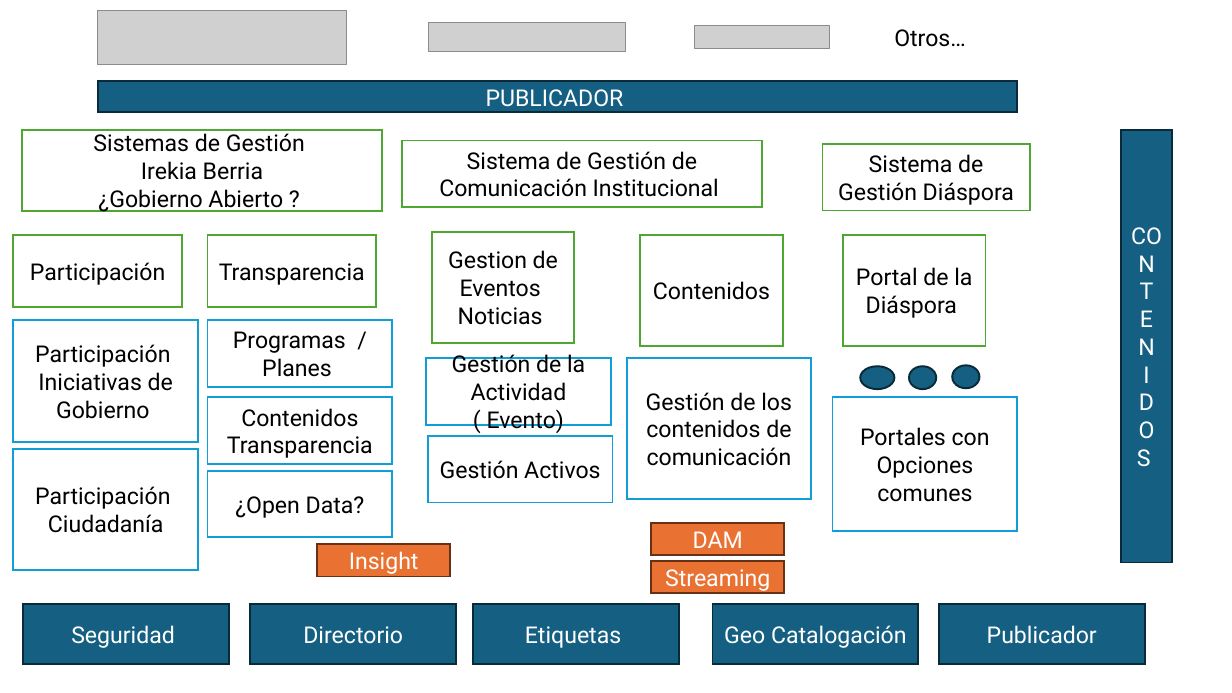
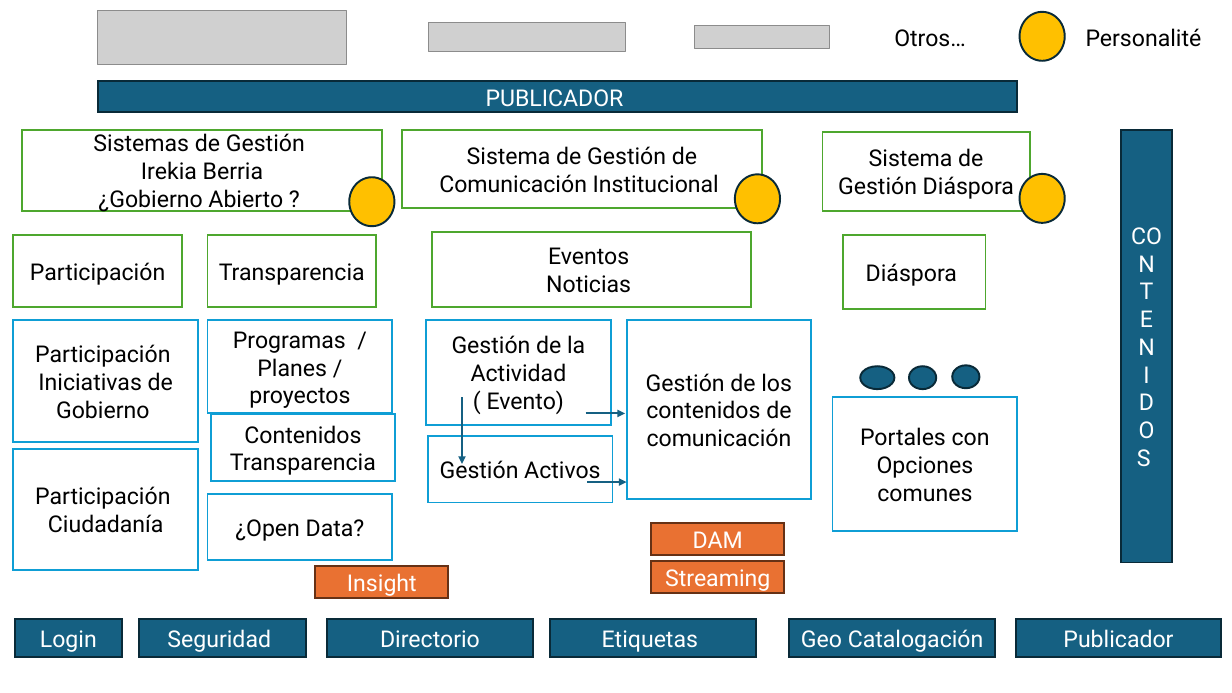
Before and after one commit to calvarez-hiberuscom/IREKIA, a slide deck: slide 1 of Context/Notas reuniones/Esquema.pptx. Drawn at 1232x693 pixels with LibreOffice and Linux fonts; fonts in the diff are those of the drawing; grey boxes stand for pictures; background and template pictures are left out. Boxes give left, top, right and bottom in pixels: in the first picture for what was removed or moved away, otherwise in the second. Text is boxed around its words. In the diff, an @@ line names an element or a change of style, - is before the commit and + after.

```diff
--- a/Context/Notas reuniones/Esquema.pptx
+++ b/Context/Notas reuniones/Esquema.pptx
@@ ellipse added at bbox=[1019, 12, 1065, 61], fill #FFC000, outline #092A39 1.5 pt @@
@@ text added at bbox=[1086, 28, 1202, 47], 18 pt, text #000000 @@
+Personalité
@@ rectangle "Sistema de Gestión de Comunicación ...": place and size @@
-rectangle "Sistema de Gestión de Comunicación ..." at bbox=[402, 140, 762, 207]
+rectangle "Sistema de Gestión de Comunicación ..." at bbox=[402, 129, 762, 208]
@@ rectangle "Sistema de Gestión Diáspora": place and size @@
-rectangle "Sistema de Gestión Diáspora" at bbox=[823, 144, 1030, 211]
+rectangle "Sistema de Gestión Diáspora" at bbox=[823, 132, 1030, 211]
@@ ellipse added at bbox=[349, 177, 395, 226], fill #FFC000, outline #092A39 1.5 pt @@
@@ ellipse added at bbox=[735, 175, 780, 224], fill #FFC000, outline #092A39 1.5 pt @@
@@ ellipse added at bbox=[1019, 174, 1065, 223], fill #FFC000, outline #092A39 1.5 pt @@
@@ rectangle "Eventos": place and size @@
-rectangle "Eventos" at bbox=[432, 232, 574, 343]
+rectangle "Eventos" at bbox=[432, 232, 751, 307]
@@ rectangle removed at bbox=[640, 236, 783, 347] @@
-Contenidos
@@ rectangle "Diáspora": place and size @@
-rectangle "Diáspora" at bbox=[843, 236, 985, 347]
+rectangle "Diáspora" at bbox=[843, 236, 985, 310]
@@ text in rectangle at bbox=[548, 247, 629, 265]: text changed @@
-Gestion de Eventos
+Eventos
@@ text in rectangle at bbox=[866, 263, 957, 286]: text changed @@
-Portal de la Diáspora
+Diáspora
@@ rectangle "Programas / Planes / proyectos": place and size @@
-rectangle "Programas / Planes / proyectos" at bbox=[208, 320, 393, 386]
+rectangle "Programas / Planes / proyectos" at bbox=[208, 320, 393, 413]
@@ rectangle "Gestión de la Actividad ( ...": place and size @@
-rectangle "Gestión de la Actividad ( ..." at bbox=[426, 359, 611, 425]
+rectangle "Gestión de la Actividad ( ..." at bbox=[426, 320, 611, 424]
@@ rectangle "Gestión de los contenidos de ...": place and size @@
-rectangle "Gestión de los contenidos de ..." at bbox=[627, 359, 811, 500]
+rectangle "Gestión de los contenidos de ..." at bbox=[627, 320, 811, 499]
@@ text in rectangle at bbox=[233, 331, 350, 408]: text changed @@
-Programas / Planes
+Programas / Planes / proyectos
@@ rectangle "Contenidos Transparencia": place and size @@
-rectangle "Contenidos Transparencia" at bbox=[208, 397, 393, 464]
+rectangle "Contenidos Transparencia" at bbox=[211, 415, 396, 482]
@@ arrow added from (462, 397) to (462, 464), #156082 1.5 pt @@
@@ arrow added from (586, 413) to (626, 413), #156082 1.5 pt @@
@@ rectangle "¿Open Data?": place and size @@
-rectangle "¿Open Data?" at bbox=[208, 470, 393, 537]
+rectangle "¿Open Data?" at bbox=[208, 494, 393, 560]
@@ arrow added from (587, 482) to (627, 482), #156082 1.5 pt @@
@@ rectangle "Insight": place and size @@
-rectangle "Insight" at bbox=[317, 544, 450, 577]
+rectangle "Insight" at bbox=[315, 566, 448, 598]
@@ rectangle added at bbox=[15, 619, 122, 656], fill #156082, outline #092A39 1.5 pt, 18 pt, text #FFFFFF @@
+Login
@@ rectangle "Seguridad": place and size @@
-rectangle "Seguridad" at bbox=[23, 604, 229, 664]
+rectangle "Seguridad" at bbox=[139, 619, 306, 656]
@@ rectangle "Directorio": place and size @@
-rectangle "Directorio" at bbox=[250, 604, 457, 664]
+rectangle "Directorio" at bbox=[327, 619, 533, 656]
@@ rectangle "Etiquetas": place and size @@
-rectangle "Etiquetas" at bbox=[473, 604, 679, 664]
+rectangle "Etiquetas" at bbox=[550, 619, 756, 656]
@@ rectangle "Geo Catalogación": place and size @@
-rectangle "Geo Catalogación" at bbox=[713, 604, 919, 664]
+rectangle "Geo Catalogación" at bbox=[789, 619, 995, 656]
@@ rectangle "Publicador": place and size @@
-rectangle "Publicador" at bbox=[939, 604, 1145, 664]
+rectangle "Publicador" at bbox=[1016, 619, 1222, 656]
```
Also in this commit, not shown: 2 other files.
